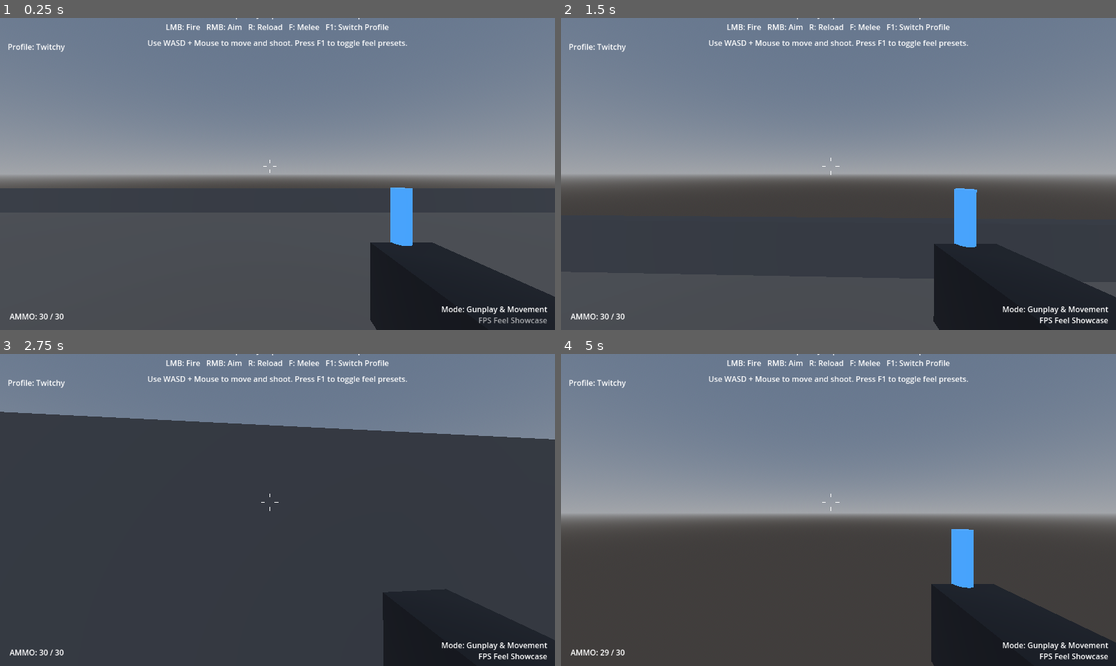
Above: before the commit, frames 1-4 (two rows, left to right).
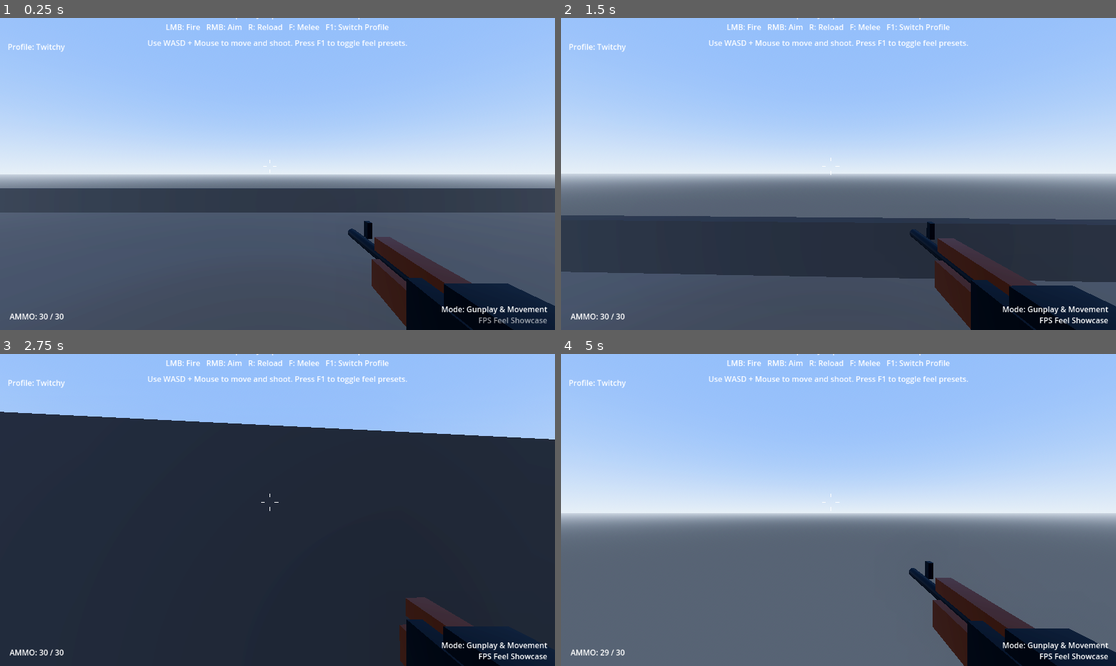
Above: after the commit, the same moments.

Repository: kulmaganbetov/godot_game
Game: Godot game, scene res://scenes/demo/FeelShowcase.tscn
The game is run twice, just before and just after one commit, with the same random seed, the same clock (stepped at 60 frames per second) and the same inputs. Sound files missing from this copy of the repository are replaced by a short silence.
Inputs (mouse positions are in pixels of both pictures, inside the frame that each line leads up to):
- Up to frame 1 (0.25 s): no input
- Up to frame 2 (1.5 s): tap F (melee) at 0.5, 1.25 s; move the mouse to (866, 174) at 0.52 s; hold Right mouse button (aim) 0.53-1.28 s; hold W (move_forward) from 0.53 s (still down); tap Space (jump) at 0.77 s; move the mouse to (810, 174) at 1.27 s; tap Q (block) at 1.35 s
- Up to frame 3 (2.75 s): keep holding W (move_forward); tap Space (jump) at 1.52 s; tap F (melee) at 2 s; move the mouse to (288, 503) at 2.02 s; tap Ctrl (crouch) at 2.1 s
- Up to frame 4 (5 s): keep holding W (move_forward); tap F (melee) at 2.75, 3.5, 4.25, 4.35 s; move the mouse to (832, 516) at 2.77 s; click (832, 516) at 2.85 s; tap Space (jump) at 3.02, 3.77, 4.52 s; move the mouse to (877, 513) at 3.52 s; tap E (interact) at 3.6 s; move the mouse to (794, 506) at 4.27 s

The runs differ from the first frame. In frame 1, 66% of the frame differs, in the area x 0-100%, y 0-100%; in frame 2, 67%; in frame 3, 24%; in frame 4, 97%.

Commit message:
Visual pass: realistic environment, AK/pistol models, humanoid targets, glow
- Rebuild RifleModel into an AK-style silhouette (receiver, wood furniture,
  curved magazine, grip, stock, barrel + sights)
- Add PistolModel (handgun silhouette) and display both weapons on pedestals
- Rebuild TrainingTarget and Dummy as humanoid figures; collision and the
  hit-flash FrontPanel node preserved so gameplay is unchanged
- New materials: weapon wood, magazine, target skin
- Environment realism in FeelShowcase/MagicShowcase/TestRange: graded sky,
  ACES tonemap, glow/bloom, SSAO, depth fog, contrast/saturation grading
- Bump emissive energy on muzzle flash, impact and fireball so they bloom

Co-Authored-By: Claude Opus 4.8 <noreply@anthropic.com>
Claude-Session: https://claude.ai/code/session_01YZqmweDG8BWCM43KuHLqBv

Diff:
--- a/materials/Fireball_Material.tres
+++ b/materials/Fireball_Material.tres
@@ -4,6 +4,6 @@
 albedo_color = Color(1, 0.45, 0.05, 1)
 emission_enabled = true
 emission = Color(1, 0.4, 0, 1)
-emission_energy = 2.0
+emission_energy = 3.0
 roughness = 0.2
 metallic = 0.0
--- /dev/null
+++ b/materials/Target_Skin_Default.tres
@@ -0,0 +1,6 @@
+[gd_resource type="StandardMaterial3D" format=3]
+
+[resource]
+albedo_color = Color(0.80, 0.58, 0.46, 1)
+roughness = 0.7
+metallic = 0.0
--- /dev/null
+++ b/materials/Weapon_Mag_Default.tres
@@ -0,0 +1,6 @@
+[gd_resource type="StandardMaterial3D" format=3]
+
+[resource]
+albedo_color = Color(0.15, 0.12, 0.10, 1)
+roughness = 0.5
+metallic = 0.2
--- /dev/null
+++ b/materials/Weapon_Wood_Default.tres
@@ -0,0 +1,6 @@
+[gd_resource type="StandardMaterial3D" format=3]
+
+[resource]
+albedo_color = Color(0.33, 0.19, 0.09, 1)
+roughness = 0.55
+metallic = 0.0
--- a/scenes/Dummy.tscn
+++ b/scenes/Dummy.tscn
@@ -1,17 +1,28 @@
-[gd_scene load_steps=7 format=3]
+[gd_scene load_steps=11 format=3]
 
 [ext_resource type="Script" path="res://scripts/weapons/damageable.gd" id="1_damageable"]
-[ext_resource type="Resource" path="res://materials/Target_Front_Default.tres" id="2_target_front"]
-[ext_resource type="Resource" path="res://materials/Target_Base_Default.tres" id="3_target_base"]
+[ext_resource type="Resource" path="res://materials/Target_Base_Default.tres" id="2_target_base"]
+[ext_resource type="Resource" path="res://materials/Target_Body_Default.tres" id="3_target_body"]
+[ext_resource type="Resource" path="res://materials/Target_Skin_Default.tres" id="4_target_skin"]
 
 [sub_resource type="BoxShape3D" id="BoxShape3D_plate"]
 size = Vector3(0.5, 1.5, 0.2)
 
-[sub_resource type="BoxMesh" id="BoxMesh_plate"]
-size = Vector3(0.5, 1.5, 0.2)
-
 [sub_resource type="BoxMesh" id="BoxMesh_base"]
 size = Vector3(0.6, 0.2, 0.4)
+
+[sub_resource type="BoxMesh" id="BoxMesh_leg"]
+size = Vector3(0.13, 0.6, 0.16)
+
+[sub_resource type="BoxMesh" id="BoxMesh_torso"]
+size = Vector3(0.4, 0.6, 0.22)
+
+[sub_resource type="BoxMesh" id="BoxMesh_arm"]
+size = Vector3(0.11, 0.5, 0.14)
+
+[sub_resource type="SphereMesh" id="SphereMesh_head"]
+radius = 0.14
+height = 0.3
 
 [node name="Dummy" type="StaticBody3D"]
 script = ExtResource("1_damageable")
@@ -21,12 +32,37 @@
 transform = Transform3D(1, 0, 0, 0, 1, 0, 0, 0, 1, 0, 0.75, 0)
 shape = SubResource("BoxShape3D_plate")
 
-[node name="Plate" type="MeshInstance3D" parent="."]
-transform = Transform3D(1, 0, 0, 0, 1, 0, 0, 0, 1, 0, 0.75, 0)
-mesh = SubResource("BoxMesh_plate")
-surface_material_override/0 = ExtResource("2_target_front")
-
 [node name="Base" type="MeshInstance3D" parent="."]
 transform = Transform3D(1, 0, 0, 0, 1, 0, 0, 0, 1, 0, 0.1, 0)
 mesh = SubResource("BoxMesh_base")
-surface_material_override/0 = ExtResource("3_target_base")
+surface_material_override/0 = ExtResource("2_target_base")
+
+[node name="LegL" type="MeshInstance3D" parent="."]
+transform = Transform3D(1, 0, 0, 0, 1, 0, 0, 0, 1, -0.1, 0.5, 0)
+mesh = SubResource("BoxMesh_leg")
+surface_material_override/0 = ExtResource("3_target_body")
+
+[node name="LegR" type="MeshInstance3D" parent="."]
+transform = Transform3D(1, 0, 0, 0, 1, 0, 0, 0, 1, 0.1, 0.5, 0)
+mesh = SubResource("BoxMesh_leg")
+surface_material_override/0 = ExtResource("3_target_body")
+
+[node name="Torso" type="MeshInstance3D" parent="."]
+transform = Transform3D(1, 0, 0, 0, 1, 0, 0, 0, 1, 0, 1.05, 0)
+mesh = SubResource("BoxMesh_torso")
+surface_material_override/0 = ExtResource("3_target_body")
+
+[node name="ArmL" type="MeshInstance3D" parent="."]
+transform = Transform3D(1, 0, 0, 0, 1, 0, 0, 0, 1, -0.27, 1.0, 0)
+mesh = SubResource("BoxMesh_arm")
+surface_material_override/0 = ExtResource("3_target_body")
+
+[node name="ArmR" type="MeshInstance3D" parent="."]
+transform = Transform3D(1, 0, 0, 0, 1, 0, 0, 0, 1, 0.27, 1.0, 0)
+mesh = SubResource("BoxMesh_arm")
+surface_material_override/0 = ExtResource("3_target_body")
+
+[node name="Head" type="MeshInstance3D" parent="."]
+transform = Transform3D(1, 0, 0, 0, 1, 0, 0, 0, 1, 0, 1.5, 0)
+mesh = SubResource("SphereMesh_head")
+surface_material_override/0 = ExtResource("4_target_skin")
--- a/scenes/TestRange.tscn
+++ b/scenes/TestRange.tscn
@@ -11,6 +11,12 @@
 [ext_resource type="Resource" path="res://materials/Wall_Default.tres" id="12_wall_material"]
 
 [sub_resource type="ProceduralSkyMaterial" id="ProceduralSkyMaterial_sky"]
+sky_top_color = Color(0.36, 0.53, 0.84, 1)
+sky_horizon_color = Color(0.73, 0.79, 0.84, 1)
+sky_curve = 0.12
+ground_bottom_color = Color(0.2, 0.22, 0.25, 1)
+ground_horizon_color = Color(0.6, 0.64, 0.69, 1)
+sun_angle_max = 30.0
 
 [sub_resource type="Sky" id="Sky_testrange"]
 sky_material = SubResource("ProceduralSkyMaterial_sky")
@@ -20,12 +26,28 @@
 sky = SubResource("Sky_testrange")
 ambient_light_source = 2
 ambient_light_color = Color(1, 1, 1, 1)
-ambient_light_energy = 0.6
+ambient_light_energy = 0.45
 ambient_light_sky_contribution = 1.0
+tonemap_mode = 3
+tonemap_white = 1.0
+ssao_enabled = true
+ssao_radius = 1.5
+ssao_intensity = 1.6
+glow_enabled = true
+glow_intensity = 0.55
+glow_strength = 1.0
+glow_bloom = 0.05
+glow_blend_mode = 1
+glow_hdr_threshold = 1.0
 fog_enabled = true
-fog_density = 0.002
+fog_light_color = Color(0.74, 0.79, 0.86, 1)
+fog_density = 0.0025
 fog_sky_affect = 0.1
 fog_light_affect = 0.3
+adjustment_enabled = true
+adjustment_brightness = 1.0
+adjustment_contrast = 1.05
+adjustment_saturation = 1.1
 
 [sub_resource type="BoxShape3D" id="BoxShape3D_floor"]
 size = Vector3(50, 0.5, 50)
--- a/scenes/TrainingTarget.tscn
+++ b/scenes/TrainingTarget.tscn
@@ -1,9 +1,10 @@
-[gd_scene load_steps=8 format=3]
+[gd_scene load_steps=17 format=3]
 
 [ext_resource type="Script" path="res://scripts/demo/training_target.gd" id="1_trainingtarget"]
 [ext_resource type="Resource" path="res://materials/Target_Front_Default.tres" id="2_target_front"]
 [ext_resource type="Resource" path="res://materials/Target_Base_Default.tres" id="3_target_base"]
 [ext_resource type="Resource" path="res://materials/Target_Body_Default.tres" id="4_target_body"]
+[ext_resource type="Resource" path="res://materials/Target_Skin_Default.tres" id="5_target_skin"]
 
 [sub_resource type="BoxShape3D" id="BoxShape3D_target"]
 size = Vector3(0.7, 2.0, 0.5)
@@ -11,17 +12,35 @@
 [sub_resource type="BoxMesh" id="BoxMesh_base"]
 size = Vector3(0.6, 0.2, 0.4)
 
-[sub_resource type="BoxMesh" id="BoxMesh_lower_body"]
-size = Vector3(0.4, 0.6, 0.25)
+[sub_resource type="BoxMesh" id="BoxMesh_leg"]
+size = Vector3(0.16, 0.8, 0.2)
+
+[sub_resource type="BoxMesh" id="BoxMesh_hip"]
+size = Vector3(0.42, 0.26, 0.25)
 
 [sub_resource type="BoxMesh" id="BoxMesh_torso"]
-size = Vector3(0.5, 0.95, 0.25)
+size = Vector3(0.46, 0.62, 0.26)
 
-[sub_resource type="BoxMesh" id="BoxMesh_head"]
-size = Vector3(0.3, 0.4, 0.2)
+[sub_resource type="BoxMesh" id="BoxMesh_shoulder"]
+size = Vector3(0.62, 0.16, 0.24)
+
+[sub_resource type="BoxMesh" id="BoxMesh_arm"]
+size = Vector3(0.14, 0.6, 0.18)
+
+[sub_resource type="BoxMesh" id="BoxMesh_hand"]
+size = Vector3(0.14, 0.14, 0.18)
+
+[sub_resource type="CylinderMesh" id="CylinderMesh_neck"]
+top_radius = 0.08
+bottom_radius = 0.09
+height = 0.12
+
+[sub_resource type="SphereMesh" id="SphereMesh_head"]
+radius = 0.16
+height = 0.34
 
 [sub_resource type="PlaneMesh" id="PlaneMesh_front_panel"]
-size = Vector2(0.5, 1.0)
+size = Vector2(0.3, 0.42)
 
 [node name="TrainingTarget" type="StaticBody3D"]
 script = ExtResource("1_trainingtarget")
@@ -38,22 +57,62 @@
 mesh = SubResource("BoxMesh_base")
 surface_material_override/0 = ExtResource("3_target_base")
 
-[node name="LowerBody" type="MeshInstance3D" parent="Visual"]
-transform = Transform3D(1, 0, 0, 0, 1, 0, 0, 0, 1, 0, 0.2, 0)
-mesh = SubResource("BoxMesh_lower_body")
+[node name="LegL" type="MeshInstance3D" parent="Visual"]
+transform = Transform3D(1, 0, 0, 0, 1, 0, 0, 0, 1, -0.12, 0.42, 0)
+mesh = SubResource("BoxMesh_leg")
+surface_material_override/0 = ExtResource("4_target_body")
+
+[node name="LegR" type="MeshInstance3D" parent="Visual"]
+transform = Transform3D(1, 0, 0, 0, 1, 0, 0, 0, 1, 0.12, 0.42, 0)
+mesh = SubResource("BoxMesh_leg")
+surface_material_override/0 = ExtResource("4_target_body")
+
+[node name="Hips" type="MeshInstance3D" parent="Visual"]
+transform = Transform3D(1, 0, 0, 0, 1, 0, 0, 0, 1, 0, 0.94, 0)
+mesh = SubResource("BoxMesh_hip")
 surface_material_override/0 = ExtResource("4_target_body")
 
 [node name="Torso" type="MeshInstance3D" parent="Visual"]
-transform = Transform3D(1, 0, 0, 0, 1, 0, 0, 0, 1, 0, 0.875, 0)
+transform = Transform3D(1, 0, 0, 0, 1, 0, 0, 0, 1, 0, 1.38, 0)
 mesh = SubResource("BoxMesh_torso")
 surface_material_override/0 = ExtResource("4_target_body")
 
-[node name="Head" type="MeshInstance3D" parent="Visual"]
-transform = Transform3D(1, 0, 0, 0, 1, 0, 0, 0, 1, 0, 1.625, 0)
-mesh = SubResource("BoxMesh_head")
+[node name="Shoulders" type="MeshInstance3D" parent="Visual"]
+transform = Transform3D(1, 0, 0, 0, 1, 0, 0, 0, 1, 0, 1.64, 0)
+mesh = SubResource("BoxMesh_shoulder")
 surface_material_override/0 = ExtResource("4_target_body")
 
+[node name="ArmL" type="MeshInstance3D" parent="Visual"]
+transform = Transform3D(1, 0, 0, 0, 1, 0, 0, 0, 1, -0.33, 1.3, 0)
+mesh = SubResource("BoxMesh_arm")
+surface_material_override/0 = ExtResource("4_target_body")
+
+[node name="ArmR" type="MeshInstance3D" parent="Visual"]
+transform = Transform3D(1, 0, 0, 0, 1, 0, 0, 0, 1, 0.33, 1.3, 0)
+mesh = SubResource("BoxMesh_arm")
+surface_material_override/0 = ExtResource("4_target_body")
+
+[node name="HandL" type="MeshInstance3D" parent="Visual"]
+transform = Transform3D(1, 0, 0, 0, 1, 0, 0, 0, 1, -0.33, 0.95, 0)
+mesh = SubResource("BoxMesh_hand")
+surface_material_override/0 = ExtResource("5_target_skin")
+
+[node name="HandR" type="MeshInstance3D" parent="Visual"]
+transform = Transform3D(1, 0, 0, 0, 1, 0, 0, 0, 1, 0.33, 0.95, 0)
+mesh = SubResource("BoxMesh_hand")
+surface_material_override/0 = ExtResource("5_target_skin")
+
+[node name="Neck" type="MeshInstance3D" parent="Visual"]
+transform = Transform3D(1, 0, 0, 0, 1, 0, 0, 0, 1, 0, 1.76, 0)
+mesh = SubResource("CylinderMesh_neck")
+surface_material_override/0 = ExtResource("5_target_skin")
+
+[node name="Head" type="MeshInstance3D" parent="Visual"]
+transform = Transform3D(1, 0, 0, 0, 1, 0, 0, 0, 1, 0, 1.95, 0)
+mesh = SubResource("SphereMesh_head")
+surface_material_override/0 = ExtResource("5_target_skin")
+
 [node name="FrontPanel" type="MeshInstance3D" parent="Visual"]
-transform = Transform3D(1, 0, 0, 0, 0, 1, 0, -1, 0, 0, 0.875, 0.16)
+transform = Transform3D(1, 0, 0, 0, 0, 1, 0, -1, 0, 0, 1.42, 0.14)
 mesh = SubResource("PlaneMesh_front_panel")
 surface_material_override/0 = ExtResource("2_target_front")
--- a/scenes/demo/FeelShowcase.tscn
+++ b/scenes/demo/FeelShowcase.tscn
@@ -13,8 +13,16 @@
 [ext_resource type="Resource" path="res://materials/Floor_Default.tres" id="11_floor_material"]
 [ext_resource type="Resource" path="res://materials/Wall_Default.tres" id="12_wall_material"]
 [ext_resource type="Script" path="res://scripts/demo/weapon_pedestal.gd" id="13_weaponpedestal"]
+[ext_resource type="PackedScene" path="res://scenes/weapons/RifleModel.tscn" id="14_riflemodel"]
+[ext_resource type="PackedScene" path="res://scenes/weapons/PistolModel.tscn" id="15_pistolmodel"]
 
 [sub_resource type="ProceduralSkyMaterial" id="ProceduralSkyMaterial_sky"]
+sky_top_color = Color(0.36, 0.53, 0.84, 1)
+sky_horizon_color = Color(0.73, 0.79, 0.84, 1)
+sky_curve = 0.12
+ground_bottom_color = Color(0.2, 0.22, 0.25, 1)
+ground_horizon_color = Color(0.6, 0.64, 0.69, 1)
+sun_angle_max = 30.0
 
 [sub_resource type="Sky" id="Sky_showcase"]
 sky_material = SubResource("ProceduralSkyMaterial_sky")
@@ -24,12 +32,29 @@
 sky = SubResource("Sky_showcase")
 ambient_light_source = 2
 ambient_light_color = Color(1, 1, 1, 1)
-ambient_light_energy = 0.6
+ambient_light_energy = 0.45
 ambient_light_sky_contribution = 1.0
+tonemap_mode = 3
+tonemap_white = 1.0
+ssao_enabled = true
+ssao_radius = 1.5
+ssao_intensity = 1.6
+ssao_power = 1.4
+glow_enabled = true
+glow_intensity = 0.55
+glow_strength = 1.0
+glow_bloom = 0.05
+glow_blend_mode = 1
+glow_hdr_threshold = 1.0
 fog_enabled = true
-fog_density = 0.002
+fog_light_color = Color(0.74, 0.79, 0.86, 1)
+fog_density = 0.0025
 fog_sky_affect = 0.1
 fog_light_affect = 0.3
+adjustment_enabled = true
+adjustment_brightness = 1.0
+adjustment_contrast = 1.05
+adjustment_saturation = 1.1
 
 [sub_resource type="BoxShape3D" id="BoxShape3D_range_floor"]
 size = Vector3(40, 0.5, 80)
@@ -243,6 +268,9 @@
 outline_size = 8
 visible = false
 
+[node name="DisplayPistol" parent="WeaponPedestal_SMG" instance=ExtResource("15_pistolmodel")]
+transform = Transform3D(0, 0, -2.5, 0, 2.5, 0, 2.5, 0, 0, 0, 0.7, 0)
+
 [node name="WeaponPedestal_Rifle" type="Area3D" parent="."]
 transform = Transform3D(1, 0, 0, 0, 1, 0, 0, 0, 1, 0, 0.25, 38)
 script = ExtResource("13_weaponpedestal")
@@ -271,6 +299,9 @@
 outline_size = 8
 visible = false
 
+[node name="DisplayRifle" parent="WeaponPedestal_Rifle" instance=ExtResource("14_riflemodel")]
+transform = Transform3D(0, 0, -1, 0, 1, 0, 1, 0, 0, 0, 0.8, 0)
+
 [node name="WeaponPedestal_Shotgun" type="Area3D" parent="."]
 transform = Transform3D(1, 0, 0, 0, 1, 0, 0, 0, 1, 15, 0.25, -2)
 script = ExtResource("13_weaponpedestal")
--- a/scenes/demo/MagicShowcase.tscn
+++ b/scenes/demo/MagicShowcase.tscn
@@ -13,6 +13,12 @@
 [ext_resource type="Resource" path="res://materials/Wall_Default.tres" id="12_wall_material"]
 
 [sub_resource type="ProceduralSkyMaterial" id="ProceduralSkyMaterial_sky"]
+sky_top_color = Color(0.25, 0.3, 0.55, 1)
+sky_horizon_color = Color(0.55, 0.5, 0.62, 1)
+sky_curve = 0.15
+ground_bottom_color = Color(0.16, 0.16, 0.2, 1)
+ground_horizon_color = Color(0.45, 0.44, 0.52, 1)
+sun_angle_max = 30.0
 
 [sub_resource type="Sky" id="Sky_showcase"]
 sky_material = SubResource("ProceduralSkyMaterial_sky")
@@ -22,12 +28,29 @@
 sky = SubResource("Sky_showcase")
 ambient_light_source = 2
 ambient_light_color = Color(1, 1, 1, 1)
-ambient_light_energy = 0.6
+ambient_light_energy = 0.4
 ambient_light_sky_contribution = 1.0
+tonemap_mode = 3
+tonemap_white = 1.0
+ssao_enabled = true
+ssao_radius = 1.5
+ssao_intensity = 1.6
+ssao_power = 1.4
+glow_enabled = true
+glow_intensity = 0.7
+glow_strength = 1.0
+glow_bloom = 0.08
+glow_blend_mode = 1
+glow_hdr_threshold = 1.0
 fog_enabled = true
-fog_density = 0.002
+fog_light_color = Color(0.55, 0.55, 0.7, 1)
+fog_density = 0.003
 fog_sky_affect = 0.1
 fog_light_affect = 0.3
+adjustment_enabled = true
+adjustment_brightness = 1.0
+adjustment_contrast = 1.06
+adjustment_saturation = 1.12
 
 [sub_resource type="BoxShape3D" id="BoxShape3D_range_floor"]
 size = Vector3(40, 0.5, 80)
--- a/scenes/vfx/ImpactEffect.tscn
+++ b/scenes/vfx/ImpactEffect.tscn
@@ -8,7 +8,9 @@
 [sub_resource type="StandardMaterial3D" id="Material_impact"]
 emission_enabled = true
 emission = Color(1, 0.6, 0.2, 1)
+emission_energy = 3.0
 albedo_color = Color(1, 0.8, 0.4, 1)
+shading_mode = 0
 
 [node name="ImpactEffect" type="Node3D"]
 script = ExtResource("1_impact_script")
--- a/scenes/vfx/MuzzleFlash.tscn
+++ b/scenes/vfx/MuzzleFlash.tscn
@@ -8,7 +8,9 @@
 [sub_resource type="StandardMaterial3D" id="Material_flash"]
 emission_enabled = true
 emission = Color(1, 0.85, 0.4, 1)
+emission_energy = 4.0
 albedo_color = Color(1, 1, 1, 1)
+shading_mode = 0
 
 [node name="MuzzleFlash" type="Node3D"]
 script = ExtResource("1_muzzle_script")
--- /dev/null
+++ b/scenes/weapons/PistolModel.tscn
@@ -0,0 +1,48 @@
+[gd_scene load_steps=8 format=3]
+
+[ext_resource type="Resource" path="res://materials/Weapon_Body_Default.tres" id="1_weapon_body"]
+[ext_resource type="Resource" path="res://materials/Weapon_Mag_Default.tres" id="2_weapon_mag"]
+
+[sub_resource type="BoxMesh" id="BoxMesh_slide"]
+size = Vector3(0.05, 0.085, 0.28)
+
+[sub_resource type="BoxMesh" id="BoxMesh_frame"]
+size = Vector3(0.045, 0.05, 0.22)
+
+[sub_resource type="BoxMesh" id="BoxMesh_grip"]
+size = Vector3(0.05, 0.17, 0.09)
+
+[sub_resource type="BoxMesh" id="BoxMesh_guard"]
+size = Vector3(0.03, 0.06, 0.06)
+
+[sub_resource type="CylinderMesh" id="CylinderMesh_muzzle"]
+top_radius = 0.018
+bottom_radius = 0.018
+height = 0.06
+
+[node name="PistolModel" type="Node3D"]
+
+[node name="Slide" type="MeshInstance3D" parent="."]
+transform = Transform3D(1, 0, 0, 0, 1, 0, 0, 0, 1, 0, 0.04, -0.1)
+mesh = SubResource("BoxMesh_slide")
+surface_material_override/0 = ExtResource("1_weapon_body")
+
+[node name="Frame" type="MeshInstance3D" parent="."]
+transform = Transform3D(1, 0, 0, 0, 1, 0, 0, 0, 1, 0, -0.01, -0.07)
+mesh = SubResource("BoxMesh_frame")
+surface_material_override/0 = ExtResource("2_weapon_mag")
+
+[node name="Muzzle" type="MeshInstance3D" parent="."]
+transform = Transform3D(1, 0, 0, 0, 0, 1, 0, -1, 0, 0, 0.04, -0.25)
+mesh = SubResource("CylinderMesh_muzzle")
+surface_material_override/0 = ExtResource("1_weapon_body")
+
+[node name="Grip" type="MeshInstance3D" parent="."]
+transform = Transform3D(1, 0, 0, 0, 0.94, -0.342, 0, 0.342, 0.94, 0, -0.1, 0.02)
+mesh = SubResource("BoxMesh_grip")
+surface_material_override/0 = ExtResource("2_weapon_mag")
+
+[node name="TriggerGuard" type="MeshInstance3D" parent="."]
+transform = Transform3D(1, 0, 0, 0, 1, 0, 0, 0, 1, 0, -0.04, -0.04)
+mesh = SubResource("BoxMesh_guard")
+surface_material_override/0 = ExtResource("1_weapon_body")
--- a/scenes/weapons/RifleModel.tscn
+++ b/scenes/weapons/RifleModel.tscn
@@ -1,32 +1,91 @@
-[gd_scene load_steps=8 format=3]
+[gd_scene load_steps=13 format=3]
 
 [ext_resource type="Resource" path="res://materials/Weapon_Body_Default.tres" id="1_weapon_body"]
-[ext_resource type="Resource" path="res://materials/Weapon_Accent_Default.tres" id="2_weapon_accent"]
+[ext_resource type="Resource" path="res://materials/Weapon_Wood_Default.tres" id="2_weapon_wood"]
+[ext_resource type="Resource" path="res://materials/Weapon_Mag_Default.tres" id="3_weapon_mag"]
 
-[sub_resource type="BoxMesh" id="BoxMesh_body"]
-size = Vector3(0.2, 0.25, 1.0)
+[sub_resource type="BoxMesh" id="BoxMesh_receiver"]
+size = Vector3(0.14, 0.16, 0.85)
+
+[sub_resource type="BoxMesh" id="BoxMesh_dustcover"]
+size = Vector3(0.13, 0.05, 0.55)
 
 [sub_resource type="CylinderMesh" id="CylinderMesh_barrel"]
-top_radius = 0.03
-bottom_radius = 0.03
-height = 0.6
+top_radius = 0.022
+bottom_radius = 0.022
+height = 0.7
+
+[sub_resource type="BoxMesh" id="BoxMesh_handguard"]
+size = Vector3(0.1, 0.1, 0.34)
+
+[sub_resource type="BoxMesh" id="BoxMesh_gastube"]
+size = Vector3(0.06, 0.05, 0.32)
+
+[sub_resource type="BoxMesh" id="BoxMesh_magseg"]
+size = Vector3(0.07, 0.19, 0.1)
+
+[sub_resource type="BoxMesh" id="BoxMesh_grip"]
+size = Vector3(0.06, 0.2, 0.09)
 
 [sub_resource type="BoxMesh" id="BoxMesh_stock"]
-size = Vector3(0.25, 0.3, 0.5)
+size = Vector3(0.06, 0.12, 0.46)
+
+[sub_resource type="BoxMesh" id="BoxMesh_sight"]
+size = Vector3(0.02, 0.07, 0.03)
 
 [node name="RifleModel" type="Node3D"]
 
-[node name="Body" type="MeshInstance3D" parent="."]
-transform = Transform3D(1, 0, 0, 0, 1, 0, 0, 0, 1, 0, 0, -0.5)
-mesh = SubResource("BoxMesh_body")
+[node name="Receiver" type="MeshInstance3D" parent="."]
+transform = Transform3D(1, 0, 0, 0, 1, 0, 0, 0, 1, 0, 0, -0.45)
+mesh = SubResource("BoxMesh_receiver")
+surface_material_override/0 = ExtResource("1_weapon_body")
+
+[node name="DustCover" type="MeshInstance3D" parent="."]
+transform = Transform3D(1, 0, 0, 0, 1, 0, 0, 0, 1, 0, 0.1, -0.5)
+mesh = SubResource("BoxMesh_dustcover")
 surface_material_override/0 = ExtResource("1_weapon_body")
 
 [node name="Barrel" type="MeshInstance3D" parent="."]
-transform = Transform3D(1, 0, 0, 0, 1, 0, 0, 0, 1, 0, 0, -1.0)
+transform = Transform3D(1, 0, 0, 0, 0, 1, 0, -1, 0, 0, 0.03, -1.05)
 mesh = SubResource("CylinderMesh_barrel")
-surface_material_override/0 = ExtResource("2_weapon_accent")
+surface_material_override/0 = ExtResource("1_weapon_body")
+
+[node name="Handguard" type="MeshInstance3D" parent="."]
+transform = Transform3D(1, 0, 0, 0, 1, 0, 0, 0, 1, 0, -0.02, -0.92)
+mesh = SubResource("BoxMesh_handguard")
+surface_material_override/0 = ExtResource("2_weapon_wood")
+
+[node name="GasTube" type="MeshInstance3D" parent="."]
+transform = Transform3D(1, 0, 0, 0, 1, 0, 0, 0, 1, 0, 0.08, -0.95)
+mesh = SubResource("BoxMesh_gastube")
+surface_material_override/0 = ExtResource("2_weapon_wood")
+
+[node name="FrontSight" type="MeshInstance3D" parent="."]
+transform = Transform3D(1, 0, 0, 0, 1, 0, 0, 0, 1, 0, 0.1, -1.22)
+mesh = SubResource("BoxMesh_sight")
+surface_material_override/0 = ExtResource("1_weapon_body")
+
+[node name="RearSight" type="MeshInstance3D" parent="."]
+transform = Transform3D(1, 0, 0, 0, 1, 0, 0, 0, 1, 0, 0.11, -0.62)
+mesh = SubResource("BoxMesh_sight")
+surface_material_override/0 = ExtResource("1_weapon_body")
+
+[node name="MagSeg1" type="MeshInstance3D" parent="."]
+transform = Transform3D(1, 0, 0, 0, 0.951, 0.309, 0, -0.309, 0.951, 0, -0.16, -0.46)
+mesh = SubResource("BoxMesh_magseg")
+surface_material_override/0 = ExtResource("3_weapon_mag")
+
+[node name="MagSeg2" type="MeshInstance3D" parent="."]
+transform = Transform3D(1, 0, 0, 0, 0.829, 0.559, 0, -0.559, 0.829, 0, -0.32, -0.52)
+mesh = SubResource("BoxMesh_magseg")
+surface_material_override/0 = ExtResource("3_weapon_mag")
+
+[node name="Grip" type="MeshInstance3D" parent="."]
+transform = Transform3D(1, 0, 0, 0, 0.927, -0.375, 0, 0.375, 0.927, 0, -0.15, -0.05)
+mesh = SubResource("BoxMesh_grip")
+surface_material_override/0 = ExtResource("2_weapon_wood")
 
 [node name="Stock" type="MeshInstance3D" parent="."]
-transform = Transform3D(1, 0, 0, 0, 1, 0, 0, 0, 1, 0, 0, 0.25)
+transform = Transform3D(1, 0, 0, 0, 1, 0, 0, 0, 1, 0, 0.0, 0.28)
 mesh = SubResource("BoxMesh_stock")
-surface_material_override/0 = ExtResource("1_weapon_body")
+surface_material_override/0 = ExtResource("2_weapon_wood")
Not shown: 1 places in scenes/demo/FeelShowcase.tscn that only renumber resources
Not shown, changed: CHANGELOG.md
